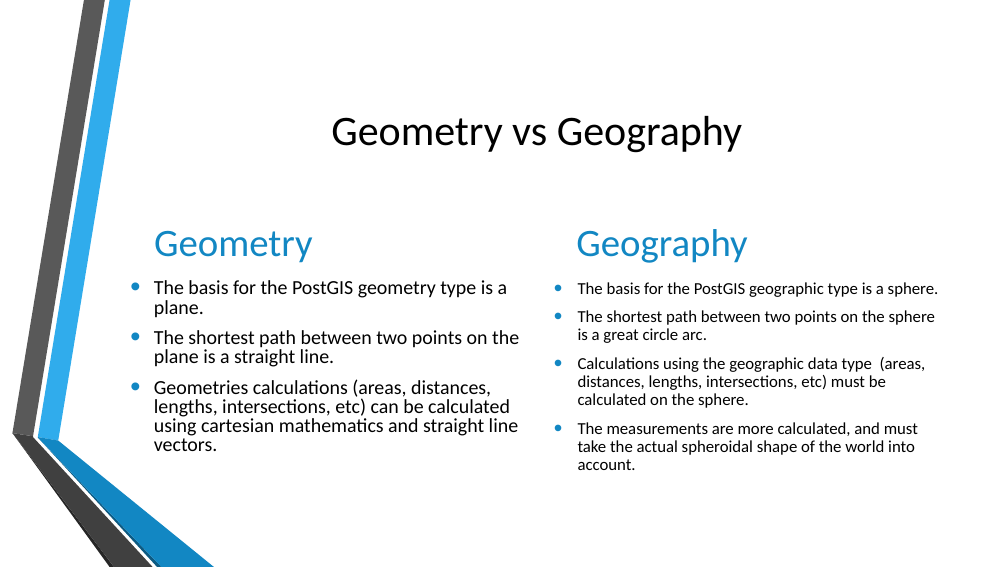
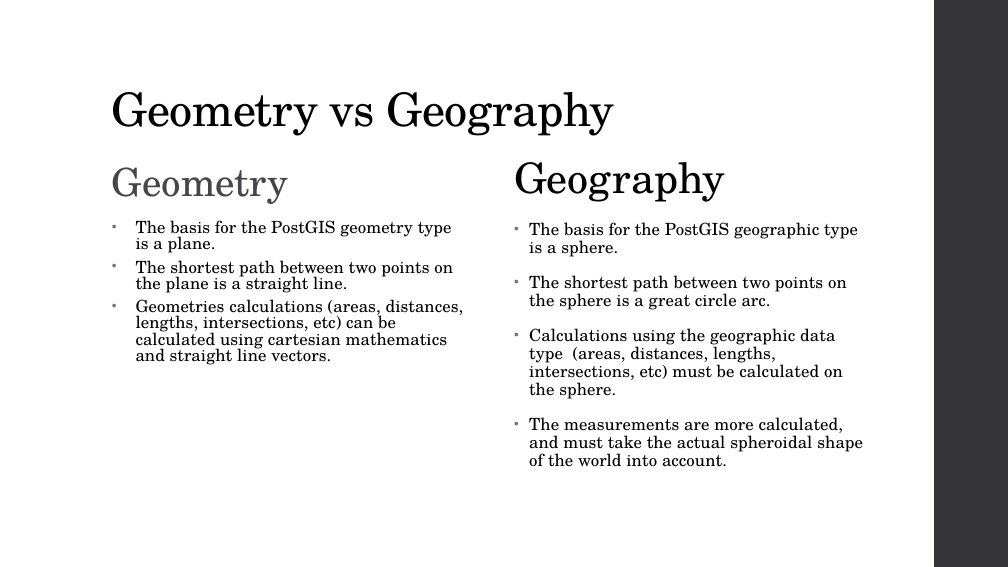
Before and after one commit to MGIS-UMN/GIS5577_week5, a slide deck: slide 7 of Spatial_Databases.odp. Drawn at 1008x567 pixels with LibreOffice and Linux fonts; fonts in the diff are those of the drawing; background and template pictures are left out. Boxes give left, top, right and bottom in pixels: in the first picture for what was removed or moved away, otherwise in the second. Text is boxed around its words. In the diff, an @@ line names an element or a change of style, - is before the commit and + after.

Commit message:
updated powerpoint for 2022

```diff
--- a/Spatial_Databases.odp
+++ b/Spatial_Databases.odp
@@ freeform shape added at (x1=934, y1=0, x2=1008, y2=567), fill #353537 @@
@@ title "Geometry vs Geography" moved from (x1=331, y1=116, x2=742, y2=153) to (x1=112, y1=92, x2=614, y2=136) @@
@@ title "Geometry vs Geography" at (x1=112, y1=92, x2=614, y2=136): size 40 to 44 pt, font Calibri to TeX Gyre Schola, letter spacing 0 to -0.5 pt; alignment centre to left; line spacing 1 to 0.9; vertical alignment middle to bottom @@
@@ text "Geometry" moved from (x1=154, y1=230, x2=313, y2=263) to (x1=112, y1=167, x2=289, y2=204) @@
@@ text "Geometry" at (x1=112, y1=167, x2=289, y2=204): font Calibri to TeX Gyre Schola, text colour #1287C3 to #46464A, letter spacing 0 to 0.1 pt; line spacing 0.8 to 0.75; less space between paragraphs @@
@@ text "Geography" moved from (x1=576, y1=229, x2=747, y2=263) to (x1=514, y1=162, x2=725, y2=202) @@
@@ text "Geography" at (x1=514, y1=162, x2=725, y2=202): size 37 to 40 pt, font Calibri to TeX Gyre Schola, text colour #1287C3 to #000000, letter spacing 0 to 0.1 pt; line spacing 0.8 to 0.7; less space between paragraphs; vertical alignment bottom to top @@
@@ text "The basis for the PostGIS ..." moved from (x1=154, y1=280, x2=519, y2=451) to (x1=136, y1=220, x2=464, y2=365) @@
@@ text "The basis for the PostGIS ..." at (x1=136, y1=220, x2=464, y2=365): size 19 to 16 pt, font Calibri to TeX Gyre Schola, letter spacing 0 to 0.1 pt; less space between paragraphs; bullet colour #1287C3 to #6F6F74 @@
@@ text "The basis for the PostGIS ..." moved from (x1=578, y1=282, x2=939, y2=470) to (x1=529, y1=222, x2=863, y2=467) @@
@@ text "The basis for the PostGIS ..." at (x1=529, y1=222, x2=863, y2=467): font Calibri to TeX Gyre Schola, letter spacing 0 to 0.1 pt; indent changed; more space between paragraphs; bullet colour #1287C3 to #6F6F74 @@
@@ group removed at (x1=12, y1=0, x2=214, y2=567): 6 freeform shapes @@
```
Also in this commit, not shown: 40 other slides changed.
